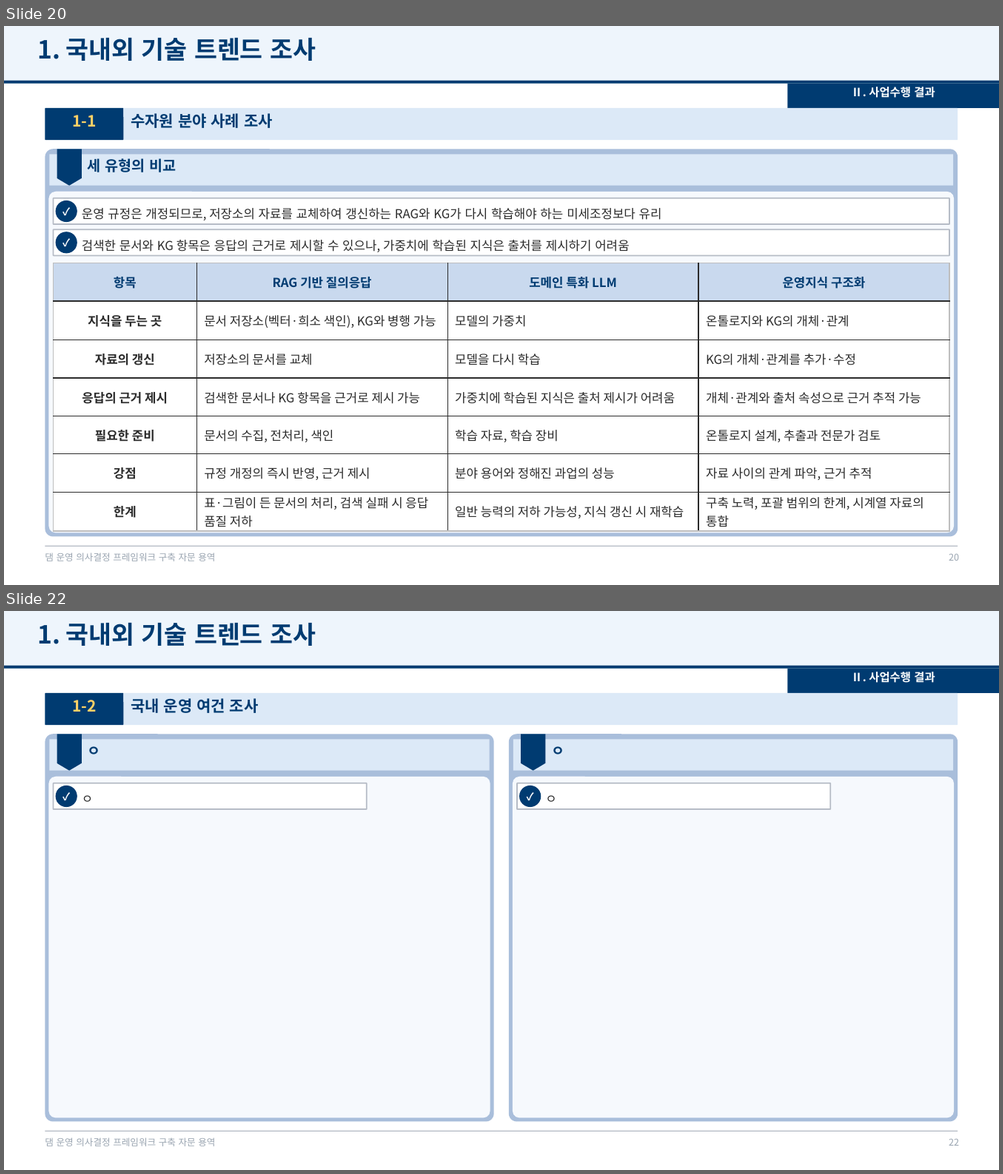
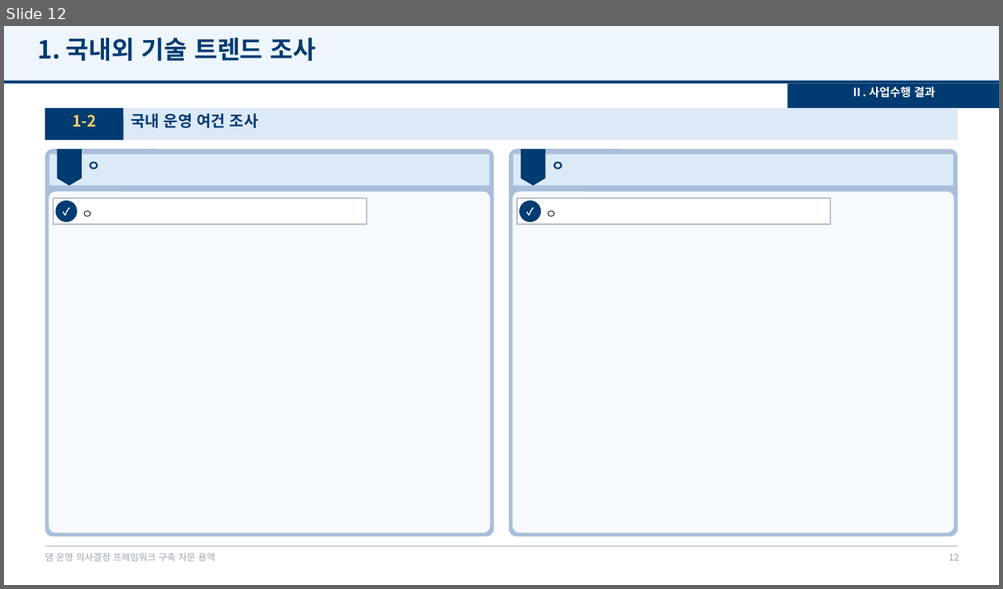
Before and after one commit to mkm1119/KGRAG-LLM, a slide deck: project_khnp/2026.12.09_최종보고회_발표자료_템플릿.pptx. Shown one above the other, each under a label of ours: slides 20 and 22 before the commit, slide 12 after it; the slides between them are not shown. The pictures are 1003x1174 and 1003x589 pixels, drawn with LibreOffice and Linux fonts; fonts in the diff are those of the drawing; background and template pictures are left out. Boxes give left, top, right and bottom in pixels: in the first picture for what was removed or moved away, otherwise in the second. Text is boxed around its words. In the diff, an @@ line names an element or a change of style, - is before the commit and + after.

```diff
--- a/project_khnp/2026.12.09_최종보고회_발표자료_템플릿.pptx
+++ b/project_khnp/2026.12.09_최종보고회_발표자료_템플릿.pptx
@@ slide 20 removed at box(4, 26, 999, 585), background #FFFFFF; not listed: 4 template elements that a slide beside it also shows @@
@@ text removed at box(37, 37, 316, 61) @@
-1. 국내외 기술 트렌드 조사
@@ rectangle removed at box(788, 84, 999, 108) @@
@@ text removed at box(851, 87, 934, 98) @@
-Ⅱ. 사업수행 결과
@@ rounded rectangle removed at box(45, 108, 958, 140) @@
@@ rounded rectangle removed at box(45, 108, 123, 140) @@
@@ text removed at box(131, 113, 273, 128) @@
-수자원 분야 사례 조사
@@ text removed at box(72, 115, 96, 127) @@
-1-1
@@ rounded rectangle removed at box(45, 149, 958, 537) @@
@@ rectangle removed at box(50, 154, 953, 186) @@
@@ flow chart offpage connector removed at box(57, 149, 82, 186) @@
@@ text removed at box(88, 158, 176, 173) @@
-세 유형의 비교
@@ rounded rectangle removed at box(48, 192, 954, 534) @@
@@ rounded rectangle removed at box(54, 198, 949, 224) @@
@@ ellipse removed at box(56, 201, 77, 222) @@
@@ text removed at box(56, 201, 77, 222) @@
-✓
@@ text removed at box(82, 208, 662, 221) @@
-운영 규정은 개정되므로, 저장소의 자료를 교체하여 갱신하는 RAG와 KG가 다시 학습해야 하는 미세조정보다 유리
@@ rounded rectangle removed at box(54, 230, 949, 256) @@
@@ ellipse removed at box(56, 232, 77, 254) @@
@@ text removed at box(56, 232, 77, 254) @@
-✓
@@ text removed at box(82, 240, 629, 252) @@
-검색한 문서와 KG 항목은 응답의 근거로 제시할 수 있으나, 가중치에 학습된 지식은 출처를 제시하기 어려움
@@ table removed at box(54, 264, 948, 531), 7 rows, 4 columns @@
-항목 | RAG 기반 질의응답 | 도메인 특화 LLM | 운영지식 구조화
-지식을 두는 곳 | 문서 저장소(벡터·희소 색인), KG와 병행 가능 | 모델의 가중치 | 온톨로지와 KG의 개체·관계
-자료의 갱신 | 저장소의 문서를 교체 | 모델을 다시 학습 | KG의 개체·관계를 추가·수정
-응답의 근거 제시 | 검색한 문서나 KG 항목을 근거로 제시 가능 | 가중치에 학습된 지식은 출처 제시가 어려움 | 개체·관계와 출처 속성으로 근거 추적 가능
-필요한 준비 | 문서의 수집, 전처리, 색인 | 학습 자료, 학습 장비 | 온톨로지 설계, 추출과 전문가 검토
-강점 | 규정 개정의 즉시 반영, 근거 제시 | 분야 용어와 정해진 과업의 성능 | 자료 사이의 관계 파악, 근거 추적
-한계 | 표·그림이 든 문서의 처리, 검색 실패 시 응답 품질 저하 | 일반 능력의 저하 가능성, 지식 갱신 시 재학습 | 구축 노력, 포괄 범위의 한계, 시계열 자료의 통합
@@ page number removed at box(948, 554, 959, 561) @@
-20
@@ what was slide 22 is now slide 12 @@
@@ page number at box(948, 554, 959, 561): text changed @@
-22
+12
```
Also in this commit, not shown: 2 slides changed, 9 other slides removed, 1 other file.
